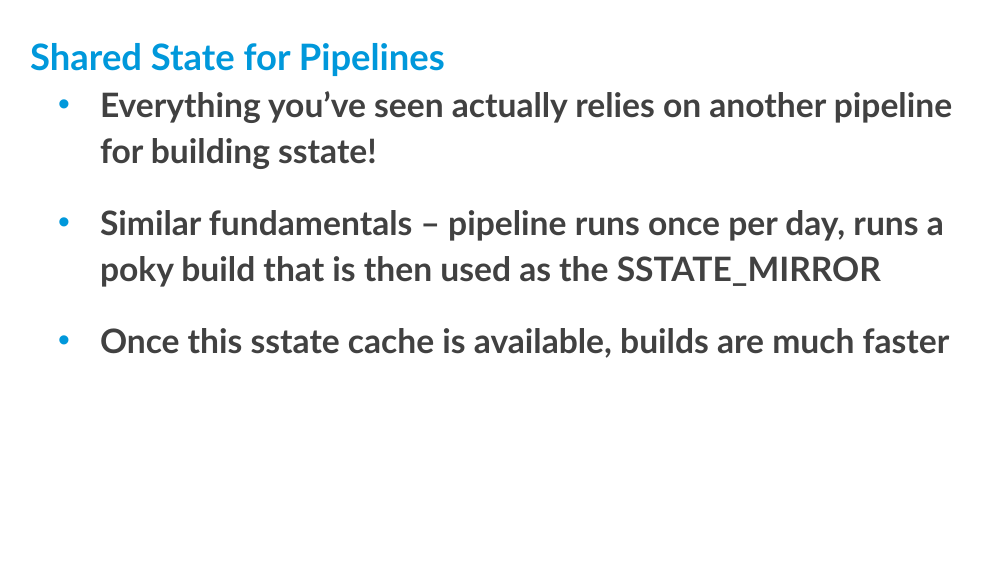
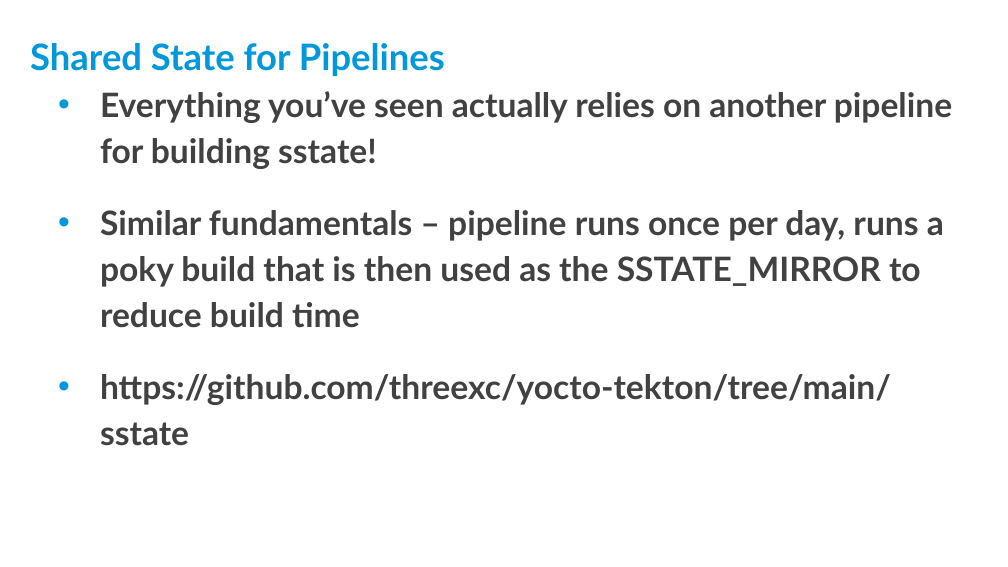
Before and after one commit to threexc/yocto-tekton, a slide deck: slide 24 of yddtalk/YP_DevDay_k8s_tekton.odp. Drawn at 1008x567 pixels with LibreOffice and Linux fonts; fonts in the diff are those of the drawing; background and template pictures are left out. Boxes give left, top, right and bottom in pixels: in the first picture for what was removed or moved away, otherwise in the second. Text is boxed around its words. In the diff, an @@ line names an element or a change of style, - is before the commit and + after.

```diff
--- a/yddtalk/YP_DevDay_k8s_tekton.odp
+++ b/yddtalk/YP_DevDay_k8s_tekton.odp
@@ text at [100, 210, 944, 446]: text changed @@
-• Similar fundamentals – pipeline runs once per day, runs a poky build that is then used as the SSTATE_MIRROR
-• Once this sstate cache is available, builds are much faster
+• Similar fundamentals – pipeline runs once per day, runs a poky build that is then used as the SSTATE_MIRROR to reduce build time
+• https://github.com/threexc/yocto-tekton/tree/main/sstate
```
Also in this commit, not shown: 7 other slides changed.
